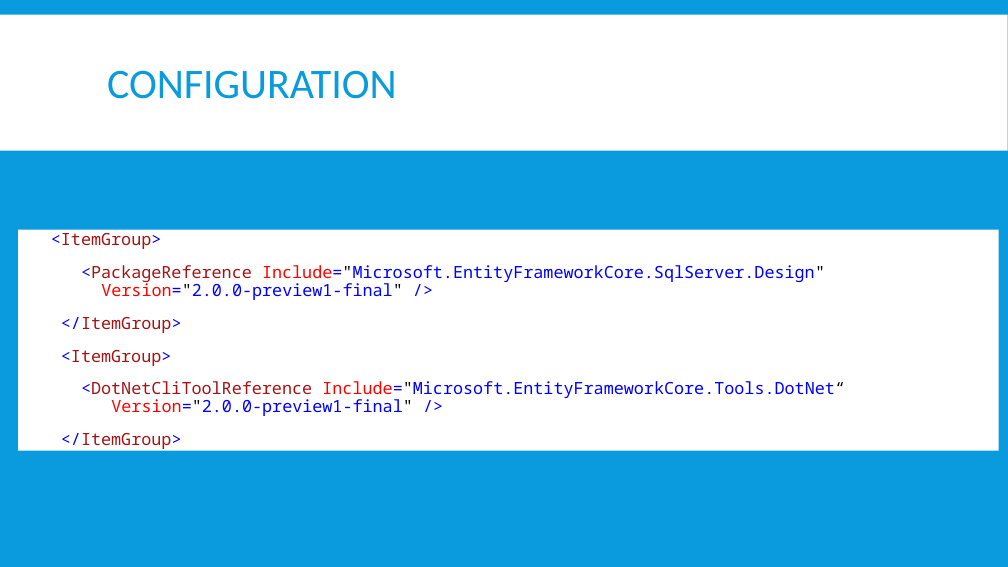
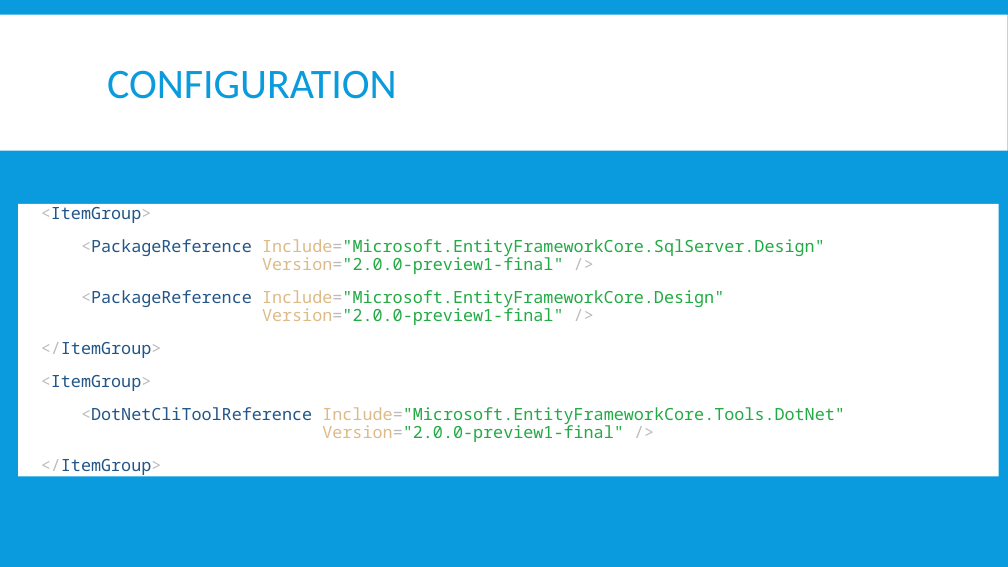
Before and after one commit to jwooley/EfCore, a slide deck: slide 4 of EfCoreGettingStarted.pptx. Drawn at 1008x567 pixels with LibreOffice and Linux fonts; fonts in the diff are those of the drawing. Boxes give left, top, right and bottom in pixels: in the first picture for what was removed or moved away, otherwise in the second. Text is boxed around its words. In the diff, an @@ line names an element or a change of style, - is before the commit and + after.

```diff
--- a/EfCoreGettingStarted.pptx
+++ b/EfCoreGettingStarted.pptx
@@ text "<ItemGroup>": place and size @@
-text "<ItemGroup>" at bbox=[18, 226, 999, 454]
+text "<ItemGroup>" at bbox=[18, 200, 999, 480]
@@ text at bbox=[41, 207, 825, 475]: text colour #0000FF to #BBBBBB in "<ItemGroup>", "<PackageReference Include="Microsoft.EntityFrameworkCore.Sql ...", "</ItemGroup>", "<ItemGroup>" and 1 more places; text colour #A31515 to #225588 in "<ItemGroup>", "<PackageReference", "</ItemGroup>", "<ItemGroup>" and 1 more places; text colour #FF0000 to #DDBB88, text colour #000000 to #22AA44, text colour #0000FF to #22AA44 in "Include="Microsoft.EntityFrameworkCore.SqlServer.Design" Ver ..." @@
@@ text at bbox=[81, 290, 724, 325]: paragraph added @@
+▪ <PackageReference Include="Microsoft.EntityFrameworkCore.Design"
+  Version="2.0.0-preview1-final" />
@@ text at bbox=[81, 407, 845, 442]: text changed; text colour #0000FF to #22AA44 @@
-▪ <DotNetCliToolReference Include="Microsoft.EntityFrameworkCore.Tools.DotNet“
-  Version="2.0.0-preview1-final" />
+▪ <DotNetCliToolReference Include="Microsoft.EntityFrameworkCore.Tools.DotNet"
+  Version="2.0.0-preview1-final" />
```
Also in this commit, not shown: 2 other slides changed.
